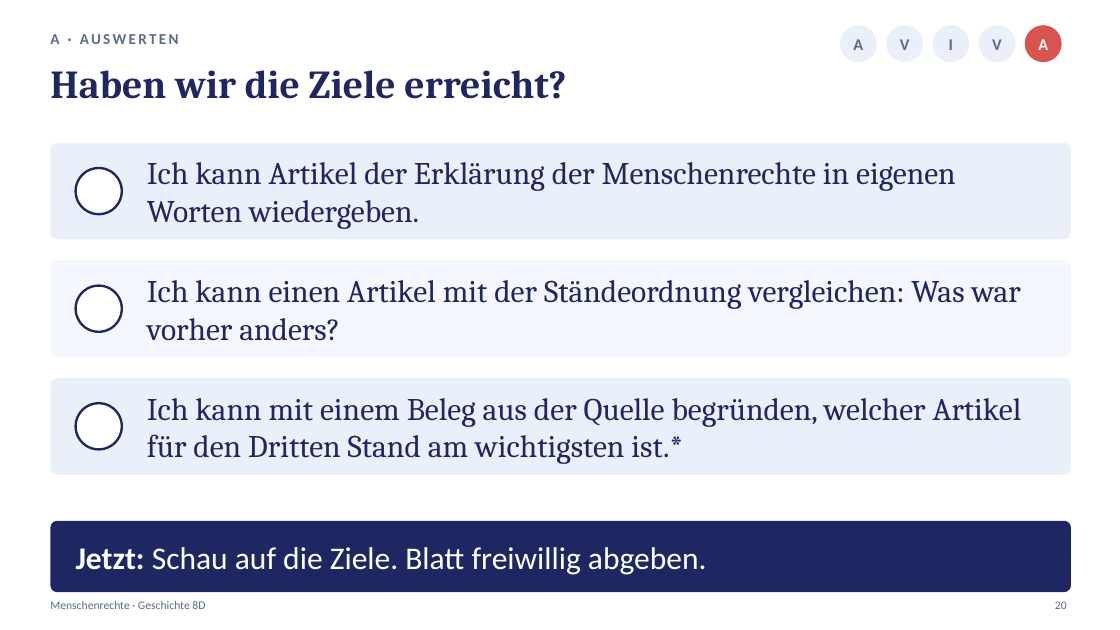
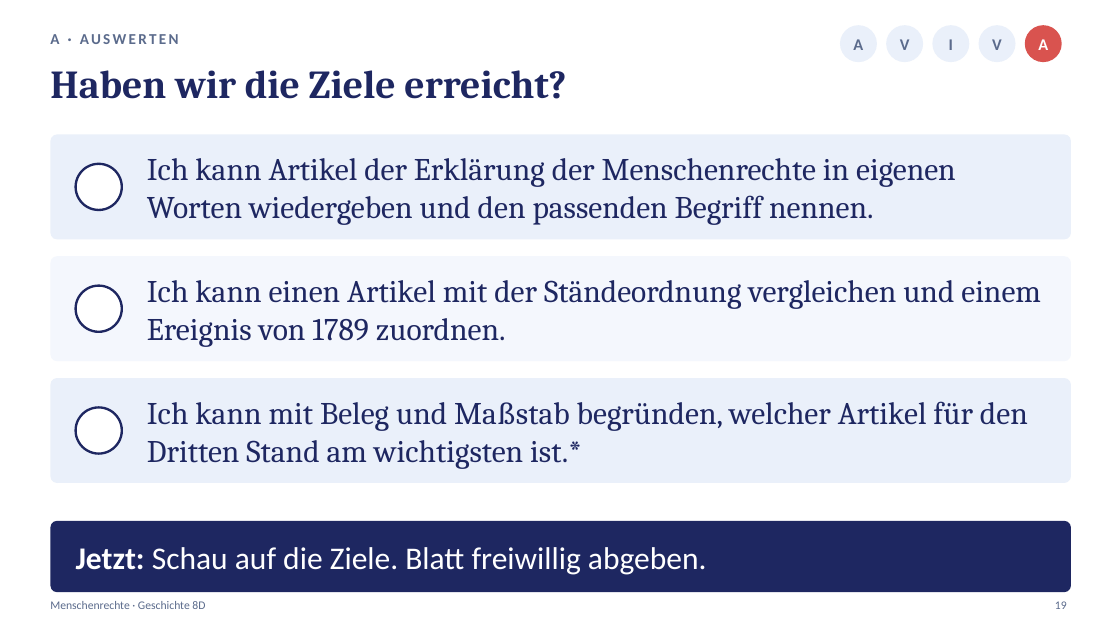
Before and after one commit to golzkonstantin-gif/Schule, a slide deck: slide 19 of Geschichte_8D/Stunde4_Menschenrechte/Praesentation_Stunde4_Menschenrechte_8D.pptx (slide 20 before the commit). Drawn at 1120x630 pixels with LibreOffice and Linux fonts; fonts in the diff are those of the drawing. Boxes give left, top, right and bottom in pixels: in the first picture for what was removed or moved away, otherwise in the second. Text is boxed around its words. In the diff, an @@ line names an element or a change of style, - is before the commit and + after.

```diff
--- a/Geschichte_8D/Stunde4_Menschenrechte/Praesentation_Stunde4_Menschenrechte_8D.pptx
+++ b/Geschichte_8D/Stunde4_Menschenrechte/Praesentation_Stunde4_Menschenrechte_8D.pptx
@@ rounded rectangle: place and size @@
-rounded rectangle at [50, 143, 1071, 239]
+rounded rectangle at [50, 134, 1071, 239]
@@ ellipse: place and size @@
-ellipse at [76, 168, 122, 214]
+ellipse at [76, 164, 122, 210]
@@ text at [147, 158, 956, 225]: text changed @@
-Ich kann Artikel der Erklärung der Menschenrechte in eigenen Worten wiedergeben.
+Ich kann Artikel der Erklärung der Menschenrechte in eigenen Worten wiedergeben und den passenden Begriff nennen.
@@ rounded rectangle: place and size @@
-rounded rectangle at [50, 260, 1071, 357]
+rounded rectangle at [50, 256, 1071, 361]
@@ text at [147, 280, 1041, 347]: text changed @@
-Ich kann einen Artikel mit der Ständeordnung vergleichen: Was war vorher anders?
+Ich kann einen Artikel mit der Ständeordnung vergleichen und einem Ereignis von 1789 zuordnen.
@@ proportions changed in 3 elements at [50, 256, 1071, 361], [50, 134, 1071, 239], [50, 378, 1071, 483] @@
@@ rounded rectangle: place and size @@
-rounded rectangle at [50, 378, 1071, 475]
+rounded rectangle at [50, 378, 1071, 483]
@@ ellipse: place and size @@
-ellipse at [76, 403, 122, 450]
+ellipse at [76, 408, 122, 454]
@@ text at [147, 401, 1028, 469]: text changed @@
-Ich kann mit einem Beleg aus der Quelle begründen, welcher Artikel für den Dritten Stand am wichtigsten ist.*
+Ich kann mit Beleg und Maßstab begründen, welcher Artikel für den Dritten Stand am wichtigsten ist.*
@@ text at [1055, 601, 1067, 609]: text changed @@
-20
+19
```
Also in this commit, not shown: 17 other slides changed, 2 slides added, 3 slides removed, 16 other files.
